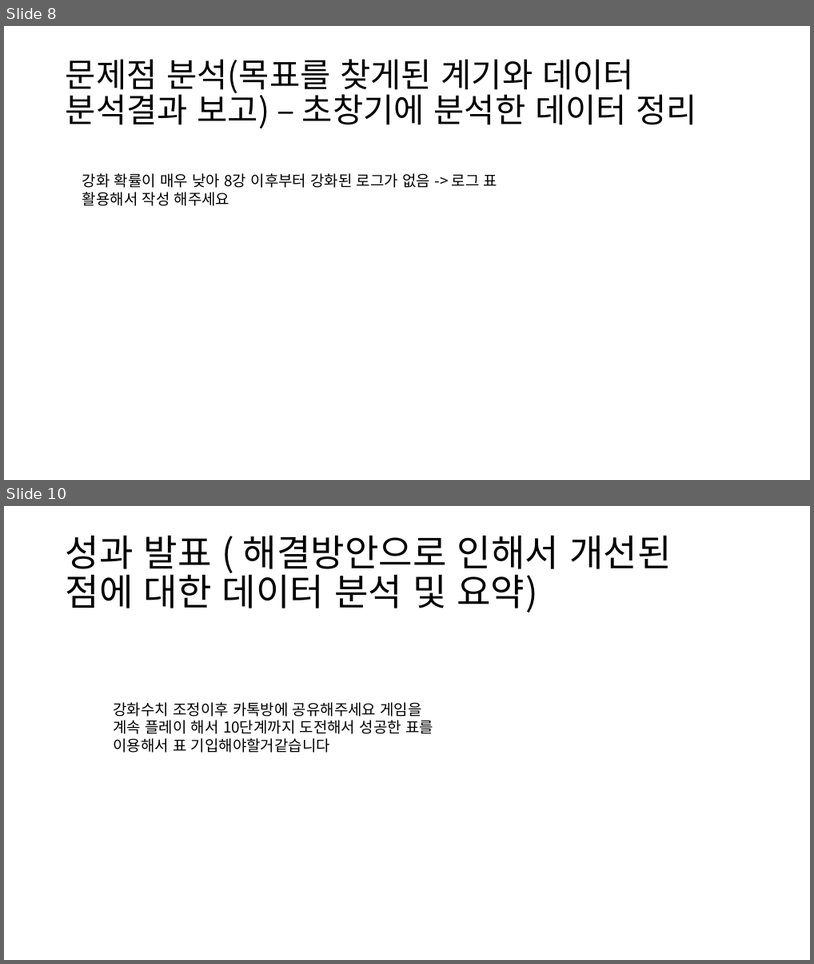
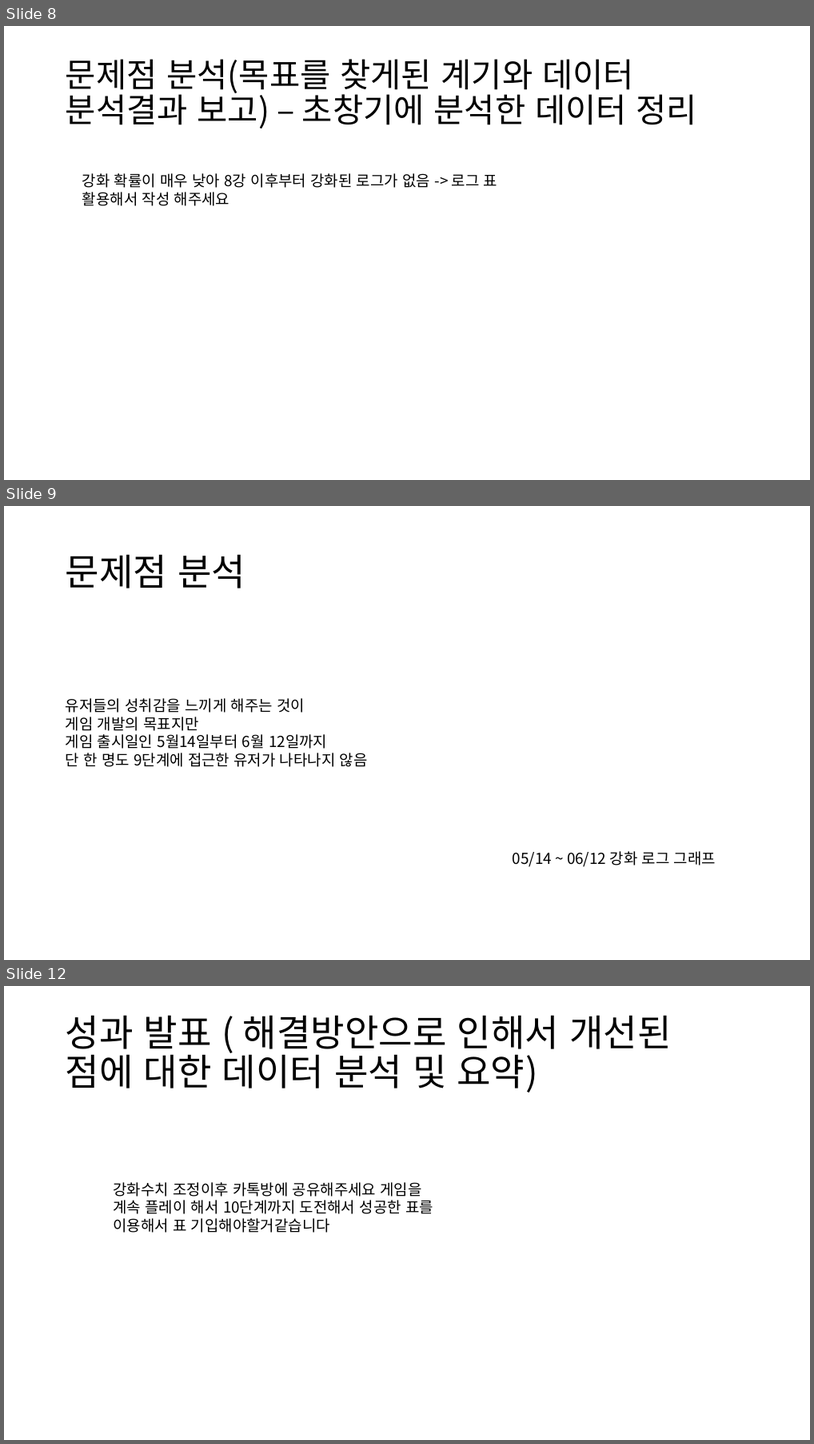
Before and after one commit to yuh2327015/-, a slide deck: Presentation/게임데이터 분석 2조 KPI.pptx. Shown one above the other, each under a label of ours: slides 8 and 10 before the commit, slides 8, 9 and 12 after it; the slides between them are not shown. The pictures are 814x964 and 814x1444 pixels, drawn with LibreOffice and Linux fonts; fonts in the diff are those of the drawing. Boxes give left, top, right and bottom in pixels: in the first picture for what was removed or moved away, otherwise in the second. Text is boxed around its words. In the diff, an @@ line names an element or a change of style, - is before the commit and + after.

```diff
--- a/Presentation/게임데이터 분석 2조 KPI.pptx
+++ b/Presentation/게임데이터 분석 2조 KPI.pptx
@@ slide 9 added at (x1=4, y1=506, x2=810, y2=960), background #FFFFFF @@
@@ title added at (x1=66, y1=554, x2=246, y2=588), 44 pt, text #000000 @@
+문제점 분석
@@ text added at (x1=66, y1=698, x2=368, y2=767), 18 pt, text #000000 @@
+유저들의 성취감을 느끼게 해주는 것이
+게임 개발의 목표지만
+게임 출시일인 5월14일부터 6월 12일까지
+단 한 명도 9단계에 접근한 유저가 나타나지 않음
@@ text added at (x1=513, y1=851, x2=716, y2=867), 18 pt, text #000000 @@
+05/14 ~ 06/12 강화 로그 그래프
@@ what was slide 10 is now slide 12 @@
```
Also in this commit, not shown: 1 slide changed, 1 other slide added, 1 other file.
